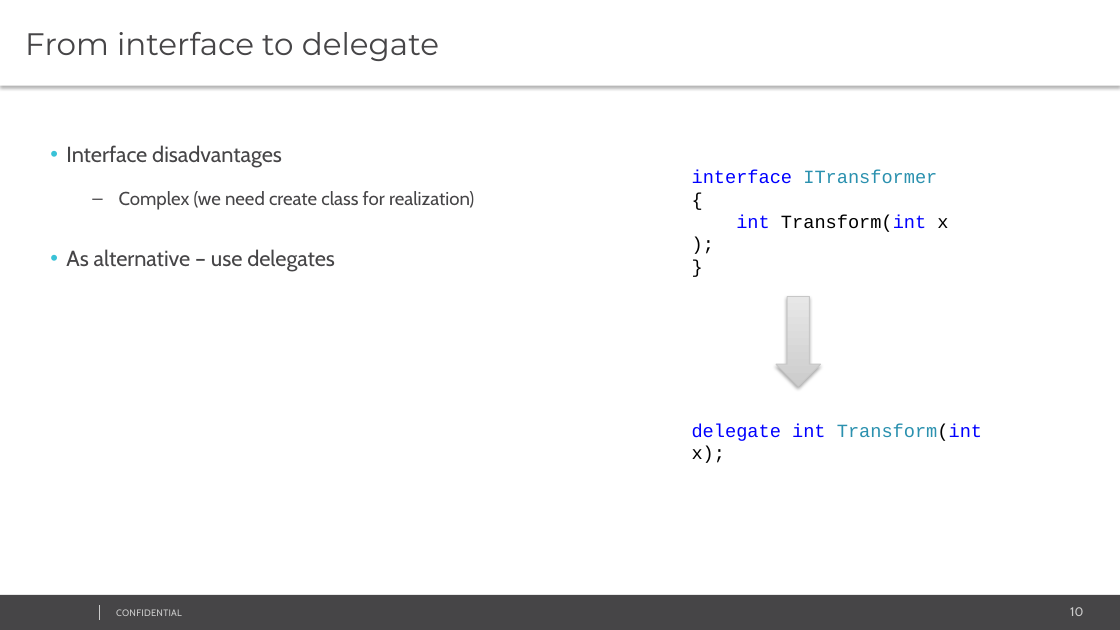
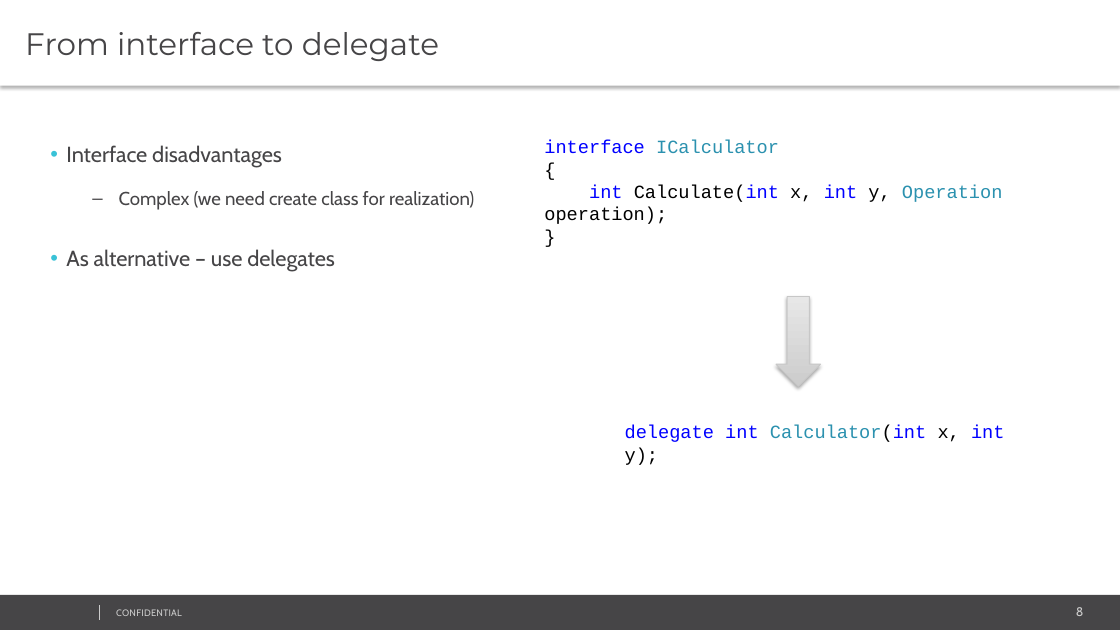
Before and after one commit to sampath42/Delegate_Events, a slide deck: slide 8 of M7/07 Delegates and Events.pptx (slide 10 before the commit). Drawn at 1120x630 pixels with LibreOffice and Linux fonts; fonts in the diff are those of the drawing; background and template pictures are left out. Boxes give left, top, right and bottom in pixels: in the first picture for what was removed or moved away, otherwise in the second. Text is boxed around its words. In the diff, an @@ line names an element or a change of style, - is before the commit and + after.

```diff
--- a/M7/07 Delegates and Events.pptx
+++ b/M7/07 Delegates and Events.pptx
@@ text at (544,140,1002,224): text changed; text colour #0000FF to #000000 @@
-interface ITransformer
-{
-int Transform(int x);
-}
+interface ICalculator
+{
+int Calculate(int x, int y, Operation operation);
+}
@@ text at (625,425,1004,465): text changed @@
-delegate int Transform(int x);
+delegate int Calculator(int x, int y);
@@ page number at (1076,607,1084,616): text changed @@
-10
+8
```
Also in this commit, not shown: 5 other slides changed, 4 slides added, 8 slides removed, 17 other files.
